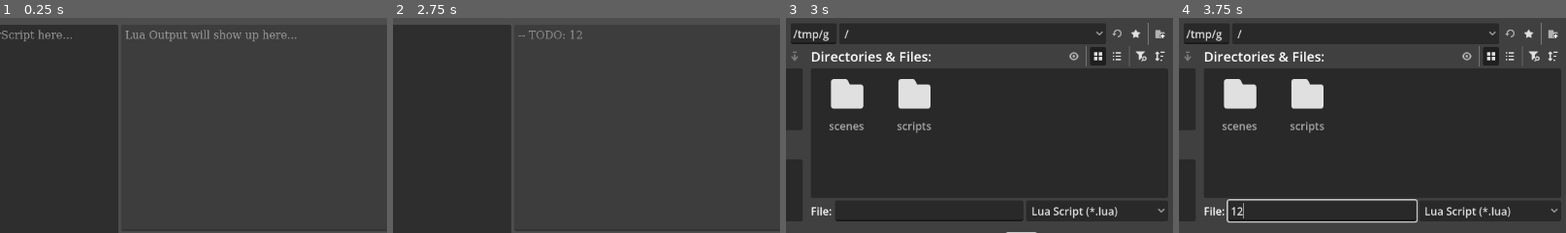
Above: before the commit, frames 1-4 (left to right).
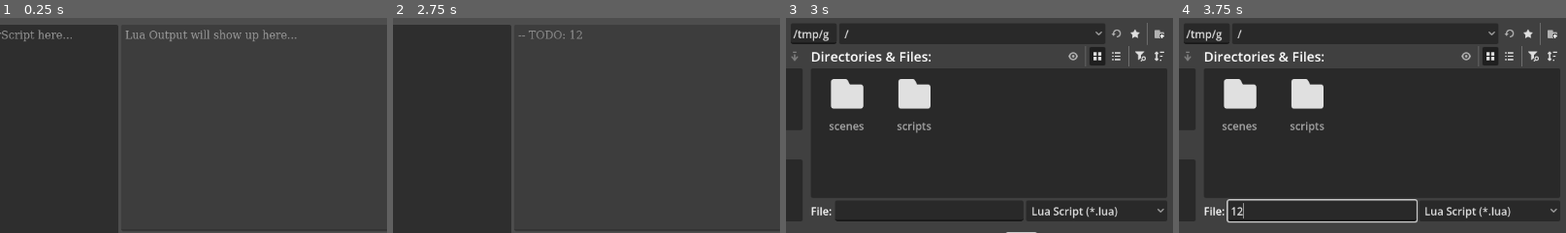
Above: after the commit, the same moments.

Repository: Minemaker0430/explorer-script-2-lua
Game: Godot game, scene res://scenes/main.tscn
The game is run twice, just before and just after one commit, with the same random seed, the same clock (stepped at 60 frames per second) and the same inputs.
Inputs (mouse positions are % of the whole screen's width and height, from its top left):
- Up to frame 1 (0.25 s): no input
- Up to frame 2 (2.75 s): click (14, 50) at 0.52 s; type "12" at 0.6 s; click (88, 20) at 0.75 s; type "12" at 0.83 s; click "Convert" at 1.25 s; click "Copy Lua" at 2 s
- Up to frame 3 (3 s): click "Export Lua" at 2.75 s
- Up to frame 4 (3.75 s): click (30, 45) at 3.52 s; type "12" at 3.6 s
The pictures show only the part of the screen within x 12-62%, y 0-50%; the shares and areas given below are measured in that part.

Frames 1-2 are identical in both runs. In frame 3, 0.4% of the frame differs, in the area x 72-98%, y 2-91%; in frame 4, 0.4%.

Commit message:
average messages now support resetting actor and args

Diff:
--- a/scripts/es2pmdo.gd
+++ b/scripts/es2pmdo.gd
@@ -3148,9 +3148,15 @@
 
 			match context.msg_type:
 				"voiceover":
-					output.push_back(_indent() + "UI:WaitShowVoiceOver(STRINGS:Format(STRINGS.MapStrings[\'%s\']), -1)" % scope.data.string)
+					if scope.data.args.size() > 0:
+						output.push_back(_indent() + "UI:WaitShowTimedDialogue(STRINGS:Format(STRINGS.MapStrings[\'%s\']), %s)" % [scope.data.string, ", ".join(scope.data.args)])
+					else:
+						output.push_back(_indent() + "UI:WaitShowVoiceOver(STRINGS:Format(STRINGS.MapStrings[\'%s\']), -1)" % scope.data.string)
 				_:
-					output.push_back(_indent() + "UI:WaitShowDialogue(STRINGS:Format(STRINGS.MapStrings[\'%s\']))" % scope.data.string)
+					if scope.data.args.size() > 0:
+						output.push_back(_indent() + "UI:WaitShowTimedDialogue(STRINGS:Format(STRINGS.MapStrings[\'%s\']), %s)" % [scope.data.string, ", ".join(scope.data.args)])
+					else:
+						output.push_back(_indent() + "UI:WaitShowDialogue(STRINGS:Format(STRINGS.MapStrings[\'%s\']))" % scope.data.string)
 			context.msg_type = "default"
 
 			if context.text_centered:
@@ -3202,6 +3208,8 @@
 	{"prefix": "message_Mail", "func": "_convert_message_talk"},
 	{"prefix": "message_Close", "func": "_ignore"},
 	{"prefix": "message_EmptyActor", "func": "_convert_msg_empty_actor"},
+	{"prefix": "message_ResetActor", "func": "_convert_msg_empty_actor"},
+	{"prefix": "message_SetActor", "func": "_convert_msg_set_actor"},
 	{"prefix": "me_Play", "func": "_convert_me_play"},
 	{"prefix": "case", "func": "_convert_case"},
 	{"prefix": "default", "func": "_convert_case"},
@@ -3588,7 +3596,17 @@
 	return _indent() + "-- TODO message_SetFace: %s" % line
 
 func _convert_msg_empty_actor(_line: String) -> String:
+	context.merge({"speaker": "UNKNOWN"}, true)
 	return _indent() + "ExplorerEssentials.SetSpeakerUnknown(nil)"
+
+func _convert_msg_set_actor(line: String) -> String:
+	var tokens = _tokenize_line(line)
+	if tokens.size() > 4:
+		var actor = get_actor(tokens[2].strip_edges())
+		context.merge({"speaker": actor}, true)
+		return _indent() + "UI:SetSpeaker(CH('%s'):GetDisplayName())" % actor
+
+	return _indent() + "-- TODO message_SetActor: %s" % line
 
 func _convert_message_talk(line: String) -> String:
 	if line.begins_with("message_Explanation"):
@@ -3619,12 +3637,12 @@
 func _convert_switch_talk(line: String) -> String:
 	var tokens = _tokenize_line(line)
 	if tokens.size() > 1:
-		var arg = tokens[2].strip_edges()
-		if arg == "$HERO_TALK_KIND":
-			arg = "hTalkKind"
-		if arg == "$PARTNER_TALK_KIND":
-			arg = "pTalkKind"
-		_push_scope("switch", {"args": [arg], "cases": {}})
+		var param = tokens[2].strip_edges()
+		if param == "$HERO_TALK_KIND":
+			param = "hTalkKind"
+		if param == "$PARTNER_TALK_KIND":
+			param = "pTalkKind"
+		_push_scope("switch", {"param": param, "args": [], "cases": {}})
 		_process_line(line.substr(line.find("{") + 1))
 		return ""
 	return _indent() + "-- TODO message_SwitchMonologue: %s" % line
@@ -3640,15 +3658,16 @@
 
 func _close_switch_scope() -> String:
 	var scope = _current_scope()
-	var arg = scope.data.args[0]
+	var param = scope.data.param
+	var args = scope.data.args
 	var cases = scope.data.cases
 	var res = ""
 
 	# special cases for hTalkKind and pTalkKind
-	if arg == "hTalkKind" or arg == "pTalkKind":
+	if param == "hTalkKind" or param == "pTalkKind":
 		var keys = []
 		var values = []
-		var is_hero = (arg == "hTalkKind")
+		var is_hero = (param == "hTalkKind")
 
 		if is_hero:
 			keys = [extracted_strings.keys()[-2], extracted_strings.keys()[-1]]
@@ -3678,13 +3697,19 @@
 				extracted_strings.erase(keys[i])
 			context.msg_counts.merge({context.speaker: context.msg_counts[context.speaker] - (keys.size() - 1)}, true)
 
-			res += _indent(-1) + "UI:WaitShowDialogue(STRINGS:Format(STRINGS.MapStrings['%s_'..tostring(%s)]))" % [reference_key, arg]
+			if args.size() > 0:
+				res += _indent(-1) + "UI:WaitShowDialogue(STRINGS:Format(STRINGS.MapStrings['%s_'..tostring(%s)], %s)" % [reference_key, param, ", ".join(args)]
+			else:
+				res += _indent(-1) + "UI:WaitShowDialogue(STRINGS:Format(STRINGS.MapStrings['%s_'..tostring(%s)]))" % [reference_key, param]
 		else:
 			for key in keys:
 				extracted_strings.erase(key)
 			context.msg_counts.merge({context.speaker: context.msg_counts[context.speaker] - (keys.size() - 1)}, true)
 			extracted_strings.merge({reference_key: values[0]}, true)
-			res += _indent(-1) + "UI:WaitShowDialogue(STRINGS:Format(STRINGS.MapStrings['%s']))" % reference_key
+			if args.size() > 0:
+				res += _indent(-1) + "UI:WaitShowDialogue(STRINGS:Format(STRINGS.MapStrings['%s']), %s)" % [reference_key, ", ".join(args)]
+			else:
+				res += _indent(-1) + "UI:WaitShowDialogue(STRINGS:Format(STRINGS.MapStrings['%s']))" % [reference_key]
 
 		return res
 
@@ -3694,9 +3719,9 @@
 		if case == "default":
 			res += _indent(-1) + "else\n"
 		elif first:
-			res += _indent(-1) + "if %s == %s then\n" % [arg, case]
+			res += _indent(-1) + "if %s == %s then\n" % [param, case]
 		else:
-			res += _indent(-1) + "else if %s == %s then\n" % [arg, case]
+			res += _indent(-1) + "else if %s == %s then\n" % [param, case]
 
 		for line in cases[case]:
 			res += line + "\n"
@@ -3732,12 +3757,16 @@
 				message = message.erase(message.find("[partner]"), 9).insert(message.find("[partner]"), "{%s}" % arg_count)
 				args.push_back("CH('PARTNER'):GetDisplayName()")
 				arg_count += 1
+			if message.find("[ATTENDANT1]") != -1:
+				message = message.erase(message.find("[ATTENDANT1]"), 12).insert(message.find("[ATTENDANT1]"), "{%s}" % arg_count)
+				args.push_back("CH('PARTNER'):GetDisplayName()")
+				arg_count += 1
 			if message.find("[c_kind:PLAYER]") != -1:
 				message = message.erase(message.find("[c_kind:PLAYER]"), 6).insert(message.find("[c_kind:PLAYER]"), "{%s}" % arg_count)
 				args.push_back("_DATA:GetMonster(CH(\'PLAYER\').CurrentForm.Species):GetColoredName()")
 				arg_count += 1
 			if message.find("[c_kind:ATTENDANT1]") != -1:
-				message = message.erase(message.find("[c_kind:ATTENDANT1]"), 9).insert(message.find("[c_kind:ATTENDANT1]"), "{%s}" % arg_count)
+				message = message.erase(message.find("[c_kind:ATTENDANT1]"), 19).insert(message.find("[c_kind:ATTENDANT1]"), "{%s}" % arg_count)
 				args.push_back("_DATA:GetMonster(CH(\'PARTNER\').CurrentForm.Species):GetColoredName()")
 				arg_count += 1
 			if message.find("[team]") != -1:
@@ -3824,8 +3853,8 @@
 
 	var tokens = line.split(",")
 	res.set("name", tokens[0].substr(tokens[0].find("\'") + 1, tokens[0].find("\'", tokens[0].find("\'") + 1) - tokens[0].find("\'") + 1))
-	res.set("x", floori(float(tokens[1].strip_edges()) * 8.0))
-	res.set("y", floori(float(tokens[2].left(tokens[2].find(">")).strip_edges()) * 8.0))
+	res.set("x", floori(float(tokens[1].strip_edges()) * 8.0) - 4) # offset by -0.5 tiles
+	res.set("y", floori(float(tokens[2].left(tokens[2].find(">")).strip_edges()) * 8.0) - 4) #offset by -0.5 tiles
 
 	return res
 
@@ -3925,7 +3954,9 @@
 	"FACE_SURPRISED": "Surprised",
 	"FACE_ANGRY": "Angry",
 	"FACE_SIGH": "Sigh",
-	"FACE_DIZZY": "Dizzy"
+	"FACE_DIZZY": "Dizzy",
+	"FACE_DETERMINED": "Determined",
+	"FACE_SHOCKED": "Shocked"
 	}
 	if EMOTIONS.has(id):
 		return EMOTIONS[id]
